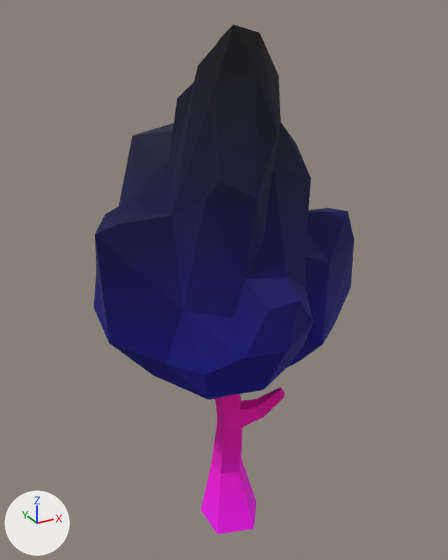
What one commit did to the glTF model assets/synty/synty-tree-01.gltf.
The view is the same before and after, from a 50 mm lens placed at (-3.19, -5.76, 6.35), pointed at (0.05, 0.13, 3.41). The lights are fixed; the arrows at lower left show +X, +Y and +Z. The older version comes first. Vertices at exactly the same position are counted once.

Names of what the first picture shows: 'SM_Tree_01'.
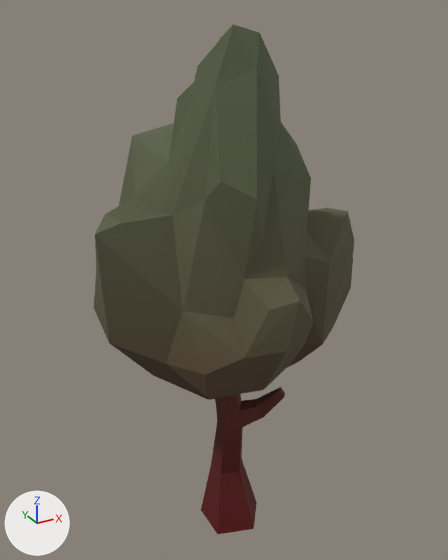
Location of each change, (x1, y1, x2, y2) in pixels of the pictures (448 x 560 px):
'SM_Tree_01', surface changed, recoloured: (94, 24, 354, 534) in both
part 1 of me_sm_tree_01, recoloured: (111, 288, 351, 400) in both
part 2 of me_sm_tree_01, recoloured (lighter): (95, 71, 344, 308) in both
part 3 of me_sm_tree_01, recoloured (darker): (215, 387, 285, 473) in both
part 4 of me_sm_tree_01, recoloured: (94, 200, 354, 374) in both
part 5 of me_sm_tree_01, recoloured (lighter): (133, 24, 311, 212) in both
part 6 of me_sm_tree_01, recoloured (pink to red): (201, 425, 257, 534) in both

The change, as a diff of the scene's bpy script:
```diff
--- a/assets/synty/synty-tree-01.gltf.py
+++ b/assets/synty/synty-tree-01.gltf.py
@@ img_image_0 @@
+img_image_0 = load_image('Image_0', '_unpacked/Image_0', 512, 512, 'sRGB')
@@ mat_lambert2 @@
 n0 = _N.new('ShaderNodeBsdfPrincipled'); n0.name = 'Principled BSDF'
 n1 = _N.new('ShaderNodeOutputMaterial'); n1.name = 'Material Output'
+n3 = _N.new('ShaderNodeMix'); n3.name = 'Mix'
+n3.data_type = 'RGBA'
+n3.blend_type = 'MULTIPLY'
+n3.inputs[0].default_value = 1.0  # 'Factor'
 n2 = _N.new('ShaderNodeVertexColor'); n2.name = 'Color Attribute'
+n4 = _N.new('ShaderNodeTexImage'); n4.name = 'Image Texture'
+n4.image = img_image_0
 _L.new(n0.outputs[0], n1.inputs[0])  # 'BSDF' to 'Surface'
-_L.new(n2.outputs[0], n0.inputs[0])  # 'Color' to 'Base Color'
+_L.new(n3.outputs[2], n0.inputs[0])  # 'Result' to 'Base Color'
+_L.new(n2.outputs[0], n3.inputs[7])  # 'Color' to 'B'
+_L.new(n4.outputs[0], n3.inputs[6])  # 'Color' to 'A'
@@ me_sm_tree_01 @@
 me_sm_tree_01.from_pydata(...)  # 137 vertices, 266 faces; spans x -1.59..1.59, y -1.42..1.42, z 0.0..6.21
 # used by ob_sm_tree_01; location = (0.0, 0.0, 0.0)
+# me_sm_tree_01 part 1: 67 faces centred in x -1.32..1.46, y -1.22..1.3, z 2.14..3.22 are repainted in the vertex colours; the middle colour goes from blue #000091 to pink #ffb7b7
+# me_sm_tree_01 part 2: 34 faces centred in x -1.46..1.22, y -0.87..0.94, z 4.17..4.94 are repainted in the vertex colours; the middle colour goes from dark blue #000046 to white #ffefef
+# me_sm_tree_01 part 3: 46 faces centred in x -0.2..0.5, y -0.55..0.24, z 1.34..3.0 are repainted in the vertex colours; the middle colour goes from pink #ff00b2 to pink #ff8d8d
+# me_sm_tree_01 part 4: 60 faces centred in x -1.5..1.5, y -1.38..1.3, z 3.23..4.21 are repainted in the vertex colours; the middle colour goes from dark blue #000063 to pale pink #ffdfdf
+# me_sm_tree_01 part 5: 39 faces centred in x -0.63..0.61, y -0.8..0.7, z 4.95..6.15 are repainted in the vertex colours; the middle colour goes from black #000027 to white #fffafa
+# me_sm_tree_01 part 6: 20 faces centred in x -0.24..0.29, y -0.33..0.21, z 0.0..1.07 are repainted in the vertex colours; the middle colour goes from pink #ff00ed to red #ff3434
 me_sm_tree_01.materials.append(mat_lambert2)
```
